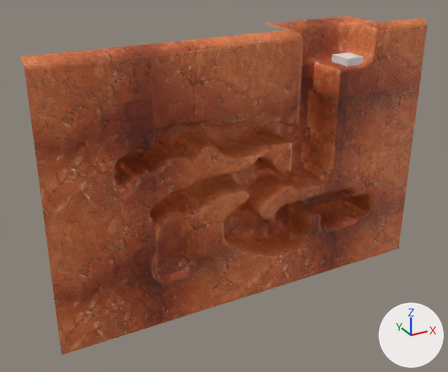
Before and after pictures for a commit that changed the OBJ model meshes/E1M2.Display.obj.
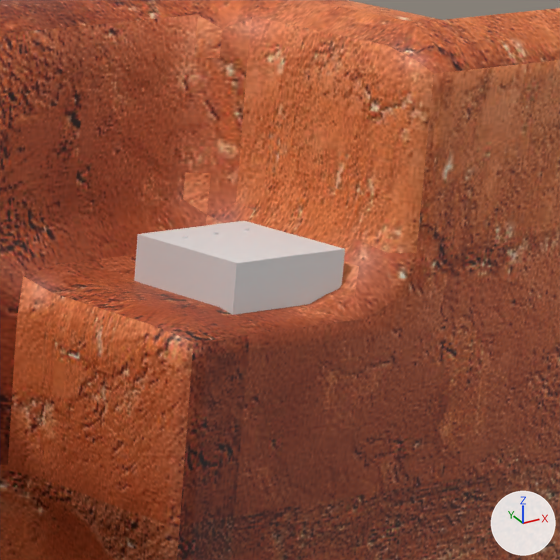
Each version is shown whole from a 50 mm camera at (-44.8, -83.8, 55.8) aimed at (1.8, 1.1, 13.4), then close up on the part from 70% to 88% of the width and 5% to 28% of the height. Every picture has the same lights, and +X, +Y and +Z are marked at lower right. Where no turn or scale is listed for an object, it has been applied to the vertices. Vertices at the same position are counted once.

Names of what the first close-up shows: 'World.Display'.
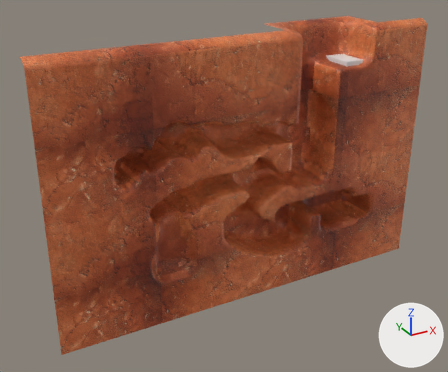
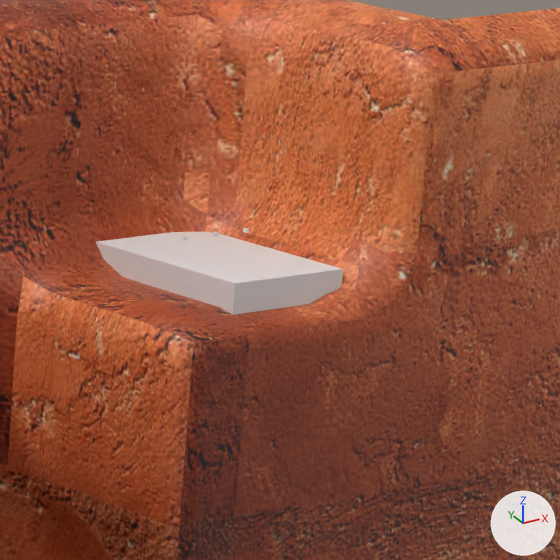
Where the change shows, as pixel boxes (x1, y1, x2, y2) in the close-ups (560 x 560 px; the box of a moved part takes in the faces that stretch with it):
part 1 of me_world_display, moved or reshaped: before (134, 221, 345, 315); after (96, 232, 343, 315)

The change in detail:
me_world_display has 6101 vertices, 11944 faces and spans x -29.5..39.5, y -4.0..5.5, z -6.5..39.0.
me_world_display is used by ob_world_display; location (0.0, 0.0, 0.0).
me_world_display part 1: the loose piece of 8 vertices spanning x 23.0..26.5, y -3.0..1.0, z 31.6..33.6 is scaled about its middle by (1, 1.51, 0.744), then moved by (0.0, 1.0, -0.3).
